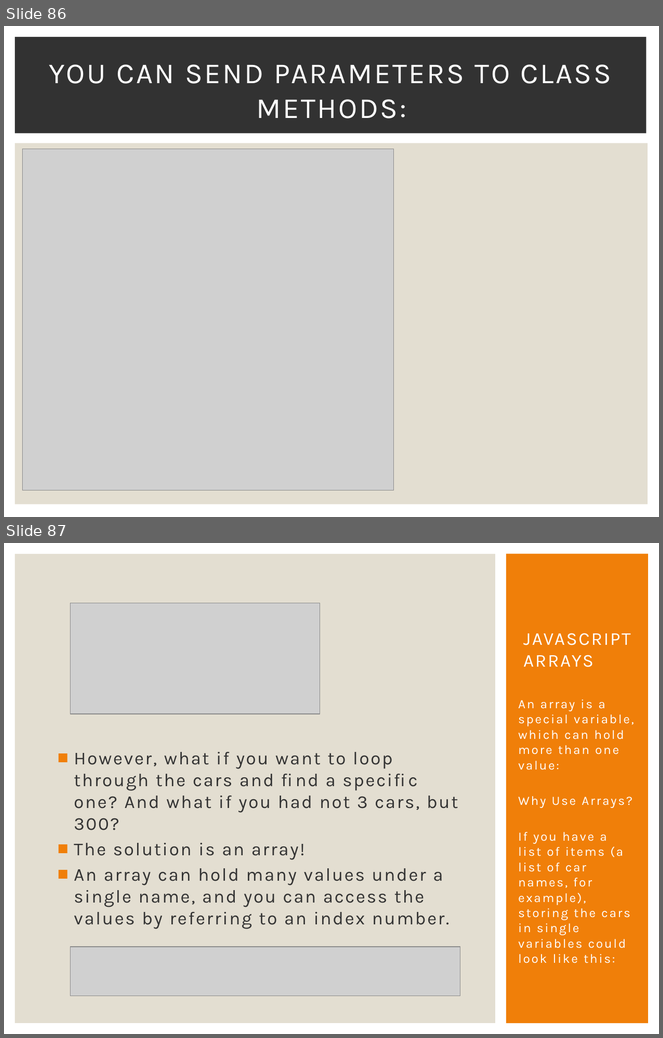
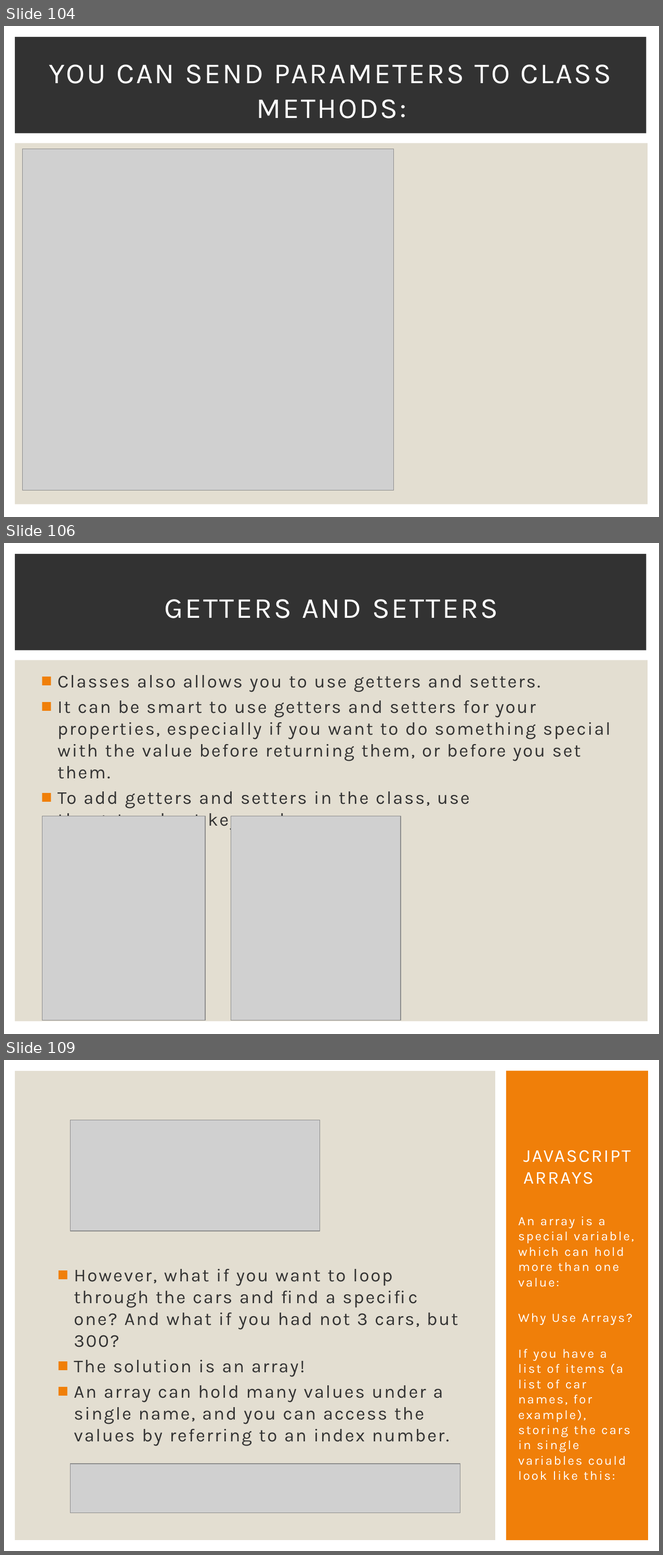
Before and after one commit to Karamihova/Fundamentals-JS, a slide deck: Programming Prep.pptx. Shown one above the other, each under a label of ours: slides 86 and 87 before the commit, slides 104, 106 and 109 after it; the slides between them are not shown. The pictures are 663x1038 and 663x1555 pixels, drawn with LibreOffice and Linux fonts; fonts in the diff are those of the drawing; grey boxes stand for pictures. Boxes give left, top, right and bottom in pixels: in the first picture for what was removed or moved away, otherwise in the second. Text is boxed around its words. In the diff, an @@ line names an element or a change of style, - is before the commit and + after.

Commit message:
Study Objects and Classes

```diff
--- a/Programming Prep.pptx
+++ b/Programming Prep.pptx
@@ slide 106 added at (4,543,659,1034), background #FFFFFF; not listed: 2 template elements that a slide beside it also shows @@
@@ title added at (165,599,498,618), 32 pt, text #FFFFFF @@
+GETTERS AND SETTERS
@@ text added at (58,675,611,831), 20 pt, text #323232 @@
+■ Classes also allows you to use getters and setters.
+■ It can be smart to use getters and setters for your properties, especially if you want to do something special with the value before returning them, or before you set them.
+■ To add getters and setters in the class, use the get and set keywords.
@@ picture added at (42,816,205,1021) @@
@@ picture added at (231,816,401,1021) @@
@@ what was slide 86 is now slide 104 @@
@@ what was slide 87 is now slide 109 @@
```
Also in this commit, not shown: 1 slide changed, 21 other slides added, 3 other files.
